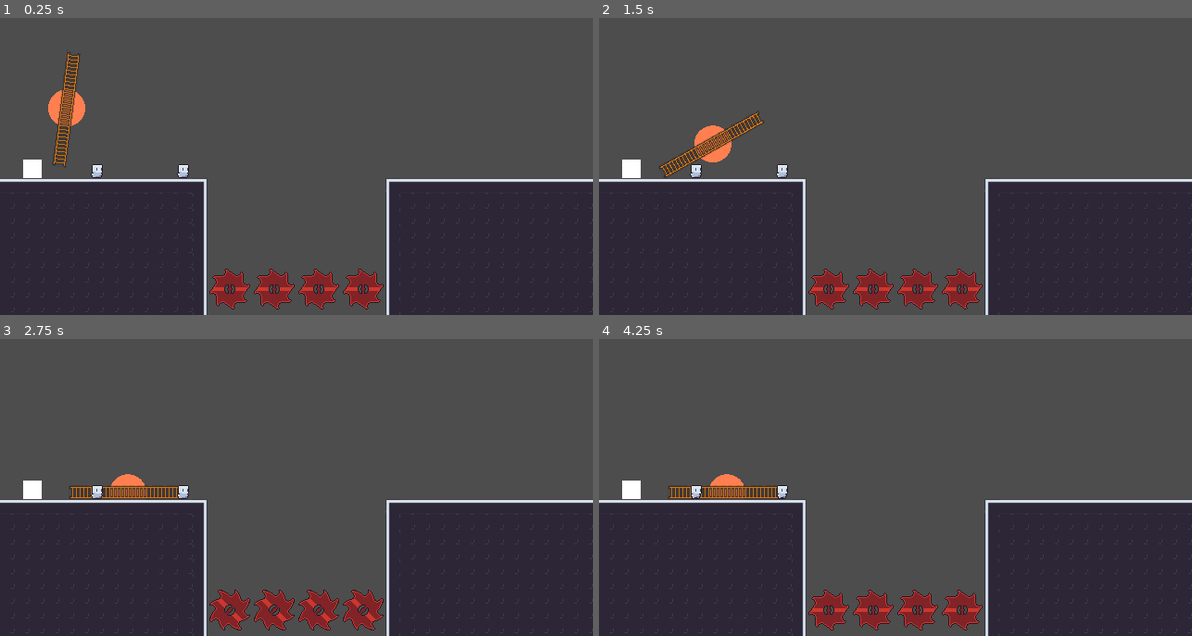
Above: before the commit, frames 1-4 (two rows, left to right).
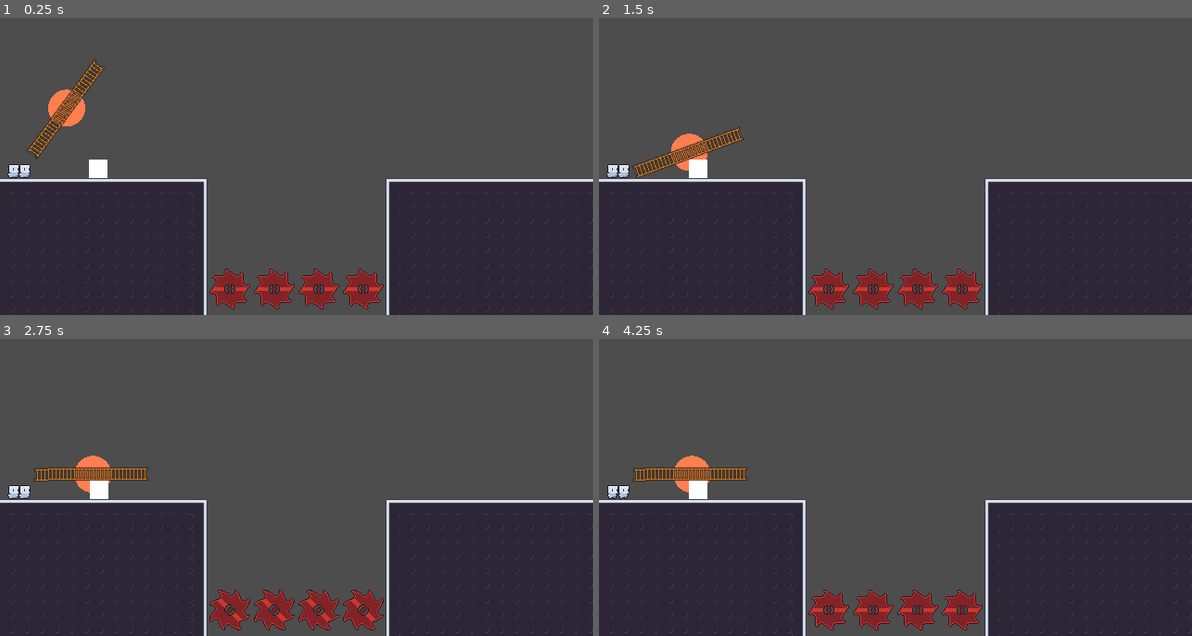
Above: after the commit, the same moments.

Repository: vinceTheProgrammer/onlyoneladder
Game: Godot game, scene res://game.tscn
Two runs of this game, one before a commit and one after it. Both use one fixed random seed, a clock stepped at 60 frames per second and the inputs below.
Inputs:
- Up to frame 1 (0.25 s): no input
- Up to frame 2 (1.5 s): no input
- Up to frame 3 (2.75 s): no input
- Up to frame 4 (4.25 s): no input

The runs differ from the first frame. In frame 1, 1.8% of the frame differs, in the area x 1-32%, y 11-54%; in frame 2, 2.0%; in frame 3, 2.2%, in the area x 1-32%, y 39-54%; in frame 4, 2.2%.

Commit message:
add ladder relative movement

Diff:
--- a/game.tscn
+++ b/game.tscn
@@ -17,7 +17,7 @@
 position = Vector2(-247, -134)
 
 [node name="Player2" parent="Players" instance=ExtResource("1_e2o6t")]
-position = Vector2(-212, -25)
+position = Vector2(-129, -25)
 player_id = 2
 player_color = Color(0.396745, 0.500633, 1, 1)
 
@@ -25,10 +25,10 @@
 
 [node name="Ladder" parent="." groups=["grabbable"] instance=ExtResource("2_feb5d")]
 position = Vector2(-248, -72)
-rotation = 0.129398
+rotation = 0.637045
 
 [node name="RigidBody2D" type="RigidBody2D" parent="." groups=["grabbable"]]
-position = Vector2(-285, 15)
+position = Vector2(-214, 15)
 collision_layer = 8
 collision_mask = 13
 
--- a/levels/level_1.tscn
+++ b/levels/level_1.tscn
@@ -971,10 +971,10 @@
 tile_set = SubResource("TileSet_fc0e3")
 
 [node name="SpawnPoint" parent="." instance=ExtResource("3_n46q3")]
-position = Vector2(-215, 0)
+position = Vector2(-305, 0)
 
 [node name="SpawnPoint2" parent="." instance=ExtResource("3_n46q3")]
-position = Vector2(-122, 3)
+position = Vector2(-293, 0)
 player_id = 2
 
 [node name="StaticBody2D" type="StaticBody2D" parent="."]
--- a/scenes/ladder.tscn
+++ b/scenes/ladder.tscn
@@ -945,7 +945,7 @@
 
 [node name="Ladder" type="RigidBody2D"]
 collision_layer = 4
-collision_mask = 5
+collision_mask = 13
 script = ExtResource("1_xxwne")
 
 [node name="CollisionShape2D" type="CollisionShape2D" parent="."]
--- a/scenes/player.tscn
+++ b/scenes/player.tscn
@@ -231,7 +231,7 @@
 
 [node name="Player" type="CharacterBody2D" groups=["player"]]
 collision_layer = 2
-collision_mask = 3
+collision_mask = 9
 script = ExtResource("1_p0vlq")
 
 [node name="CollisionShape2D" type="CollisionShape2D" parent="."]
--- a/scripts/player.gd
+++ b/scripts/player.gd
@@ -9,7 +9,7 @@
 const MOVE_SPEED = 200.0
 const LADDER_MOVE_SPEED = 100.0
 const MASS = 5.0
-const GRAB_ACTION_HOLD_THRESHOLD = 0.5
+const GRAB_HOLD_THRESHOLD = 0.5
 
 @onready var move_left_action := "move_left_player%d" % player_id
 @onready var move_right_action := "move_right_player%d" % player_id
@@ -17,9 +17,7 @@
 @onready var move_up_action := "move_up_player%d" % player_id
 
 @onready var jump_action := "jump_player%d" % player_id
-@onready var climb_ladder_action := "interact_player%d" % player_id
-
-@onready var grab_action := "grab_player%d" % player_id
+@onready var ability_action := "grab_player%d" % player_id
 
 @onready var sprite = $AnimatedSprite2D
 
@@ -74,21 +72,21 @@
 		handle_collisions()
 
 func handle_grab_climb_input(delta: float) -> void:
-	if Input.is_action_just_pressed(grab_action):
+	if Input.is_action_just_pressed(ability_action):
 		grab_hold_timer = 0.0
 		grab_input_held = true
-	elif Input.is_action_pressed(grab_action) and grab_input_held:
+	elif Input.is_action_pressed(ability_action) and grab_input_held:
 		grab_hold_timer += delta
-		if not grabbed_body and grab_hold_timer >= GRAB_ACTION_HOLD_THRESHOLD:
+		if not grabbed_body and grab_hold_timer >= GRAB_HOLD_THRESHOLD:
 			var closest_body = find_closest_body_in_area()
 			if closest_body:
 				current_ladder = null
 				try_grab(closest_body, global_position)
-	elif Input.is_action_just_released(grab_action) and grab_input_held:
+	elif Input.is_action_just_released(ability_action) and grab_input_held:
 		grab_input_held = false
 		if grabbed_body:
 			release_grab()
-		elif grab_hold_timer < GRAB_ACTION_HOLD_THRESHOLD:
+		elif grab_hold_timer < GRAB_HOLD_THRESHOLD:
 			if current_ladder:
 				current_ladder.players_currently_climbing.erase(self)
 				current_ladder = null
@@ -158,15 +156,25 @@
 	move_and_slide()
 
 func apply_ladder_movement(delta: float) -> void:
-	handle_ladder_vertical_movement()
+	var vertical_direction: float = Input.get_axis(move_down_action, move_up_action)
+	var horizontal_direction: float = Input.get_axis(move_left_action, move_right_action)
+
+	var input_direction: Vector2 = Vector2(horizontal_direction, vertical_direction)
+	if input_direction.length() > 1.0:
+		input_direction = input_direction.normalized()
+
+	var ladder_direction: Vector2 = Vector2(cos(current_ladder.rotation), -sin(current_ladder.rotation))
+	var ladder_direction_rotated: Vector2 = Vector2(-ladder_direction.y, ladder_direction.x)
+
+	var dot_product: float = input_direction.dot(ladder_direction_rotated)
+	var projection_of_input_onto_ladder: float = dot_product / ladder_direction_rotated.length()
+
+	ladder_velocity = lerpf(ladder_velocity, -projection_of_input_onto_ladder * LADDER_MOVE_SPEED, 0.6)
+
 	ladder_offset = clampf(ladder_offset + ladder_velocity * delta, current_ladder.END_Y_OFFSET, current_ladder.START_Y_OFFSET)
 	var local_position_on_ladder := Vector2(0, ladder_offset)
 	var global_position_on_ladder: Vector2 = current_ladder.to_global(local_position_on_ladder)
 	position = global_position_on_ladder
-
-func handle_ladder_vertical_movement() -> void:
-	var direction: float = Input.get_axis(move_down_action, move_up_action)
-	ladder_velocity = lerpf(ladder_velocity, -direction * LADDER_MOVE_SPEED, 0.6)
 
 func apply_gravity(delta: float) -> void:
 	if not is_on_floor():
